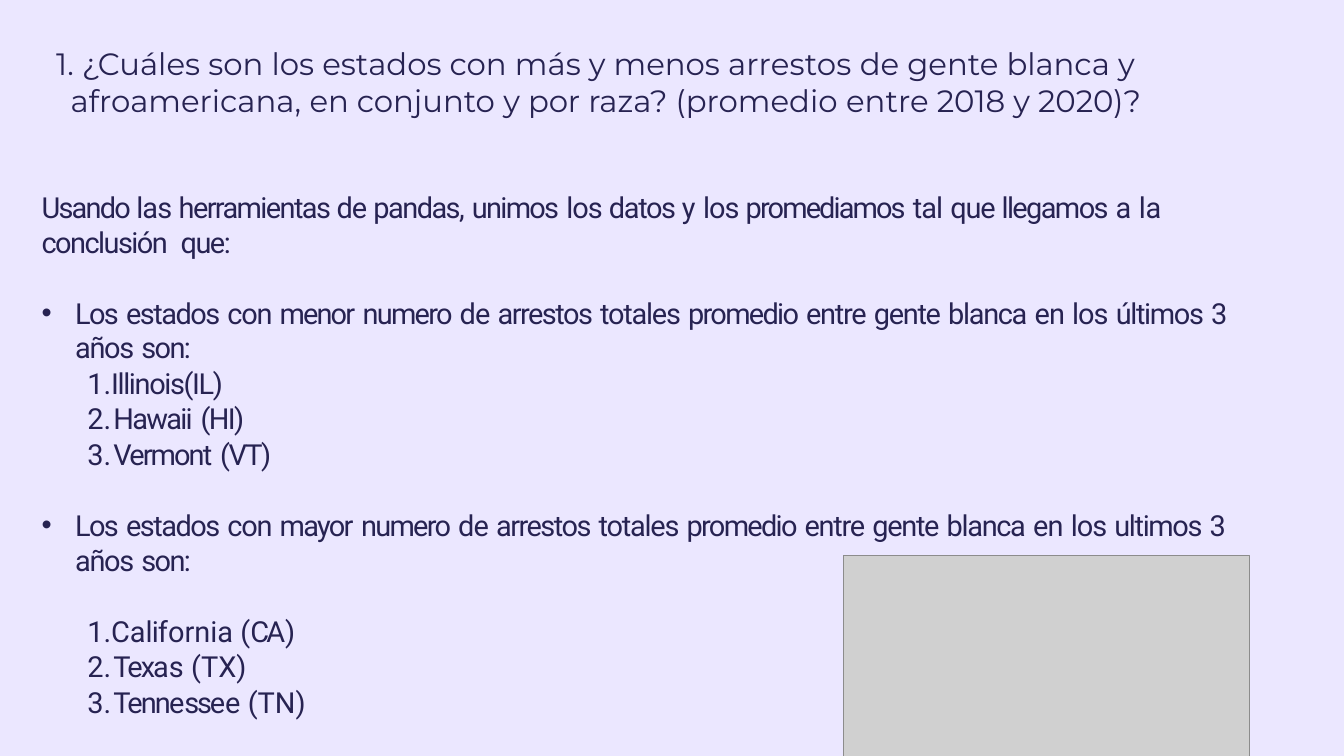
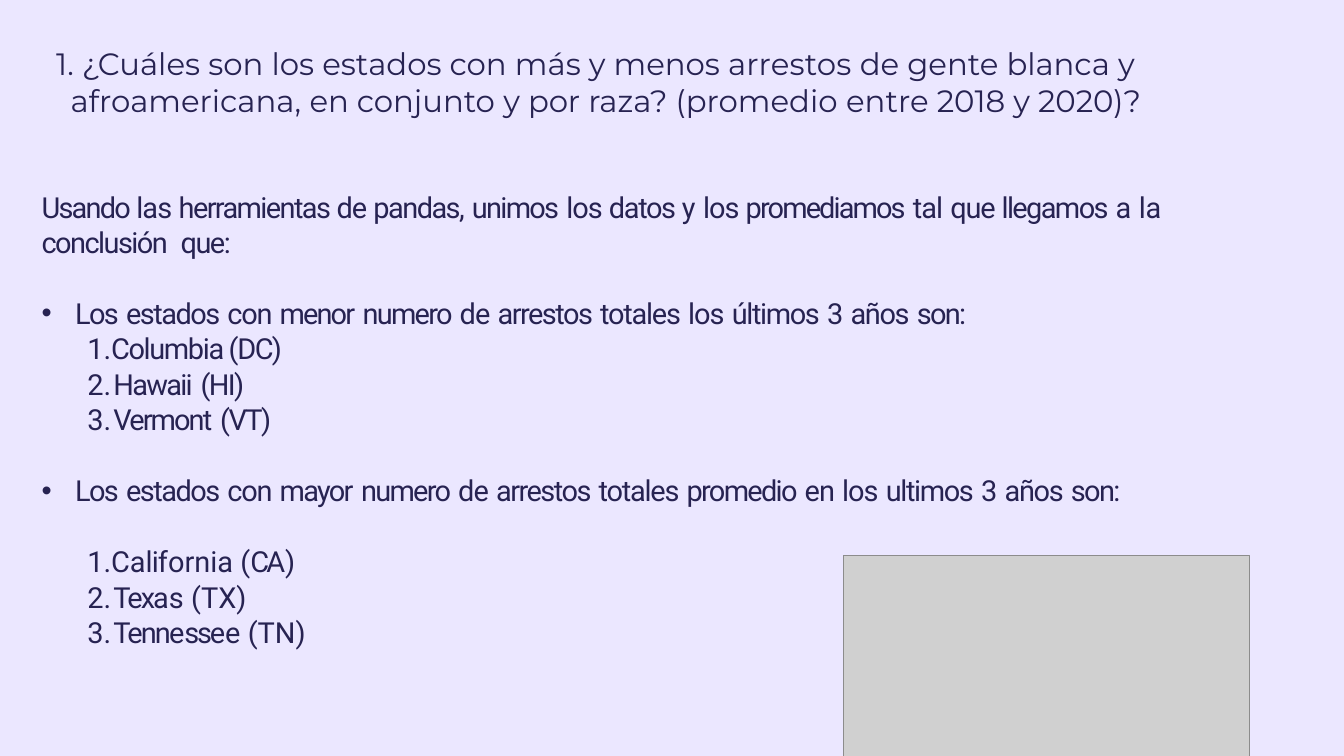
Before and after one commit to Fernanda-Bley/Arrestos-en-EEUU, a slide deck: slide 6 of Relación entre arrestos de personas de distintas razas y la cantidad de arrestos por estado en EEUU, entre 2018 y 2020.pptx. Drawn at 1344x756 pixels with LibreOffice and Linux fonts; fonts in the diff are those of the drawing; grey boxes stand for pictures. Boxes give left, top, right and bottom in pixels: in the first picture for what was removed or moved away, otherwise in the second. Text is boxed around its words. In the diff, an @@ line names an element or a change of style, - is before the commit and + after.

```diff
--- a/Relación entre arrestos de personas de distintas razas y la cantidad de arrestos por estado en EEUU, entre 2018 y 2020.pptx
+++ b/Relación entre arrestos de personas de distintas razas y la cantidad de arrestos por estado en EEUU, entre 2018 y 2020.pptx
@@ text at [75, 302, 966, 366]: text changed @@
-• Los estados con menor numero de arrestos totales promedio entre gente blanca en los últimos 3 años son:
-  1. Illinois(IL)
+• Los estados con menor numero de arrestos totales los últimos 3 años son:
+  1. Columbia (DC)
@@ text at [75, 479, 1120, 507]: text changed @@
-• Los estados con mayor numero de arrestos totales promedio entre gente blanca en los ultimos 3 años son:
+• Los estados con mayor numero de arrestos totales promedio en los ultimos 3 años son:
```
Also in this commit, not shown: 2 other slides changed, 1 slide added, 1 other file.
